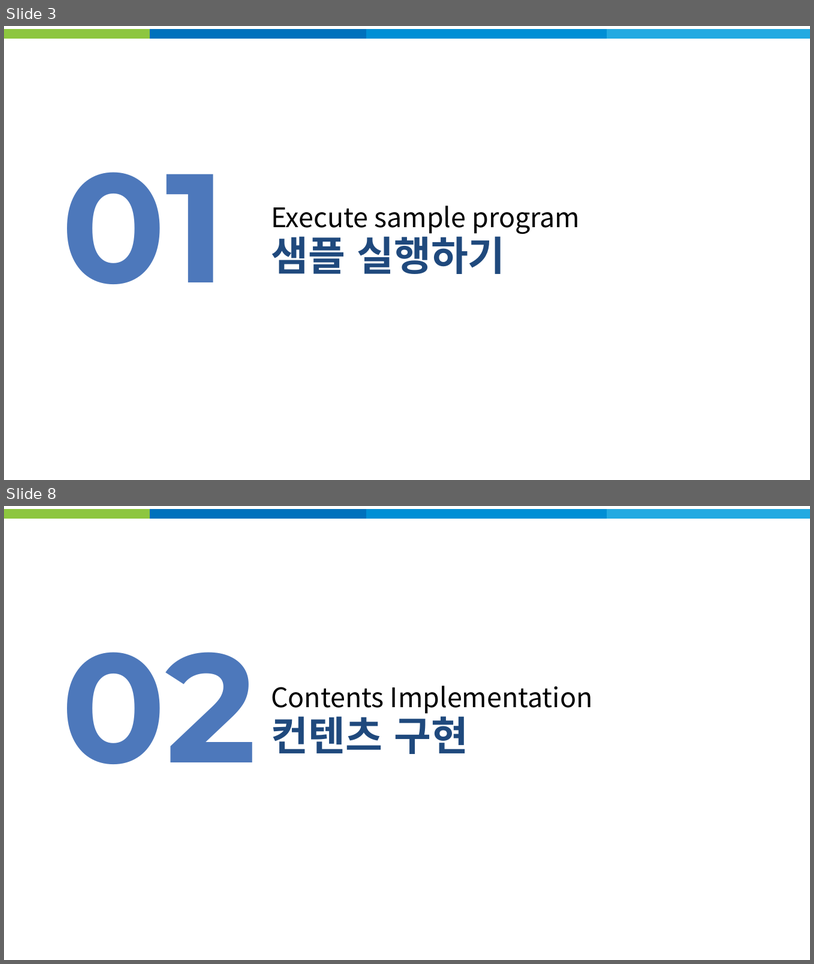
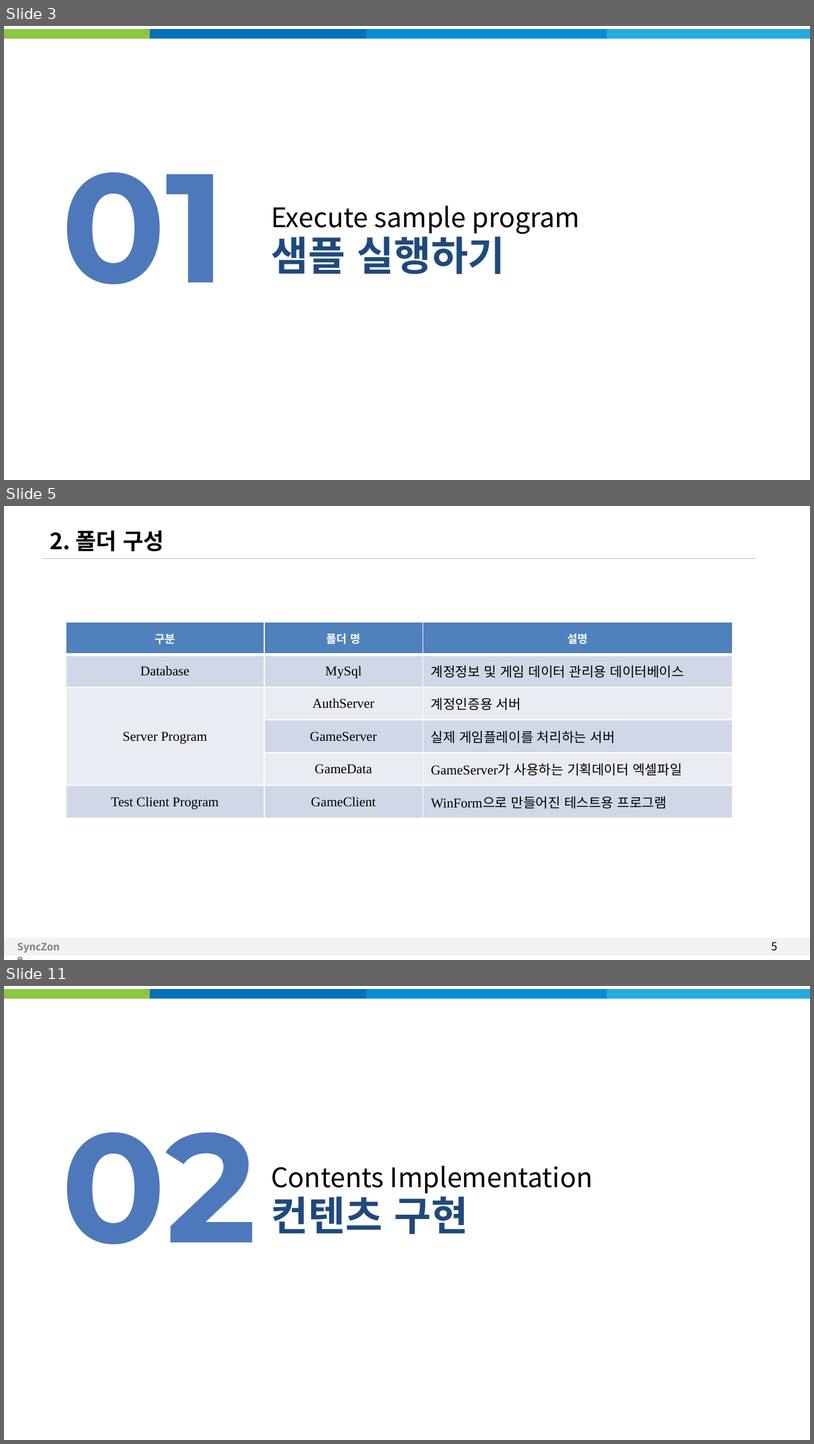
Before and after one commit to kkr3212/Examples, a slide deck: RPGGame_Docs/AegisNetwork_RPGServer.pptx. Shown one above the other, each under a label of ours: slides 3 and 8 before the commit, slides 3, 5 and 11 after it; the slides between them are not shown. The pictures are 814x964 and 814x1444 pixels, drawn with LibreOffice and Linux fonts; fonts in the diff are those of the drawing. Boxes give left, top, right and bottom in pixels: in the first picture for what was removed or moved away, otherwise in the second. Text is boxed around its words. In the diff, an @@ line names an element or a change of style, - is before the commit and + after.

```diff
--- a/RPGGame_Docs/AegisNetwork_RPGServer.pptx
+++ b/RPGGame_Docs/AegisNetwork_RPGServer.pptx
@@ slide 5 added at (4, 506, 810, 960), background #FFFFFF; not listed: 1 template element that a slide beside it also shows @@
@@ text added at (50, 530, 165, 552), 20 pt, text #000000, bold @@
+2. 폴더 구성
@@ line added from (42, 558) to (756, 558), #BFBFBF 0.25 pt @@
@@ table added at (66, 621, 733, 817), 6 rows, 3 columns @@
+구분 | 폴더 명 | 설명
+Database | MySql | 계정정보 및 게임 데이터 관리용 데이터베이스
+Server Program | AuthServer | 계정인증용 서버
+ | GameServer | 실제 게임플레이를 처리하는 서버
+ | GameData | GameServer가 사용하는 기획데이터 엑셀파일
+Test Client Program | GameClient | WinForm으로 만들어진 테스트용 프로그램
@@ text added at (11, 937, 71, 956), 9 pt, text #808080, bold @@
+SyncZone
@@ page number added at (771, 942, 777, 951), 10 pt, text #000000 @@
+5
@@ what was slide 8 is now slide 11 @@
```
Also in this commit, not shown: 4 slides changed, 2 other slides added, 6 other files.
